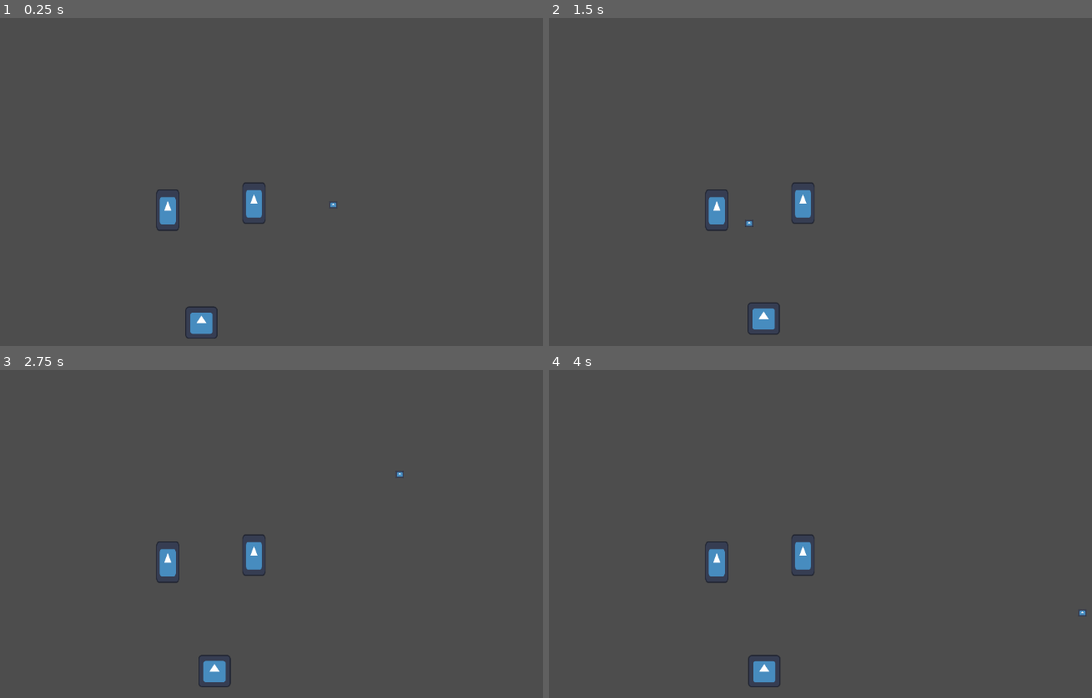
Above: before the commit, frames 1-4 (two rows, left to right).
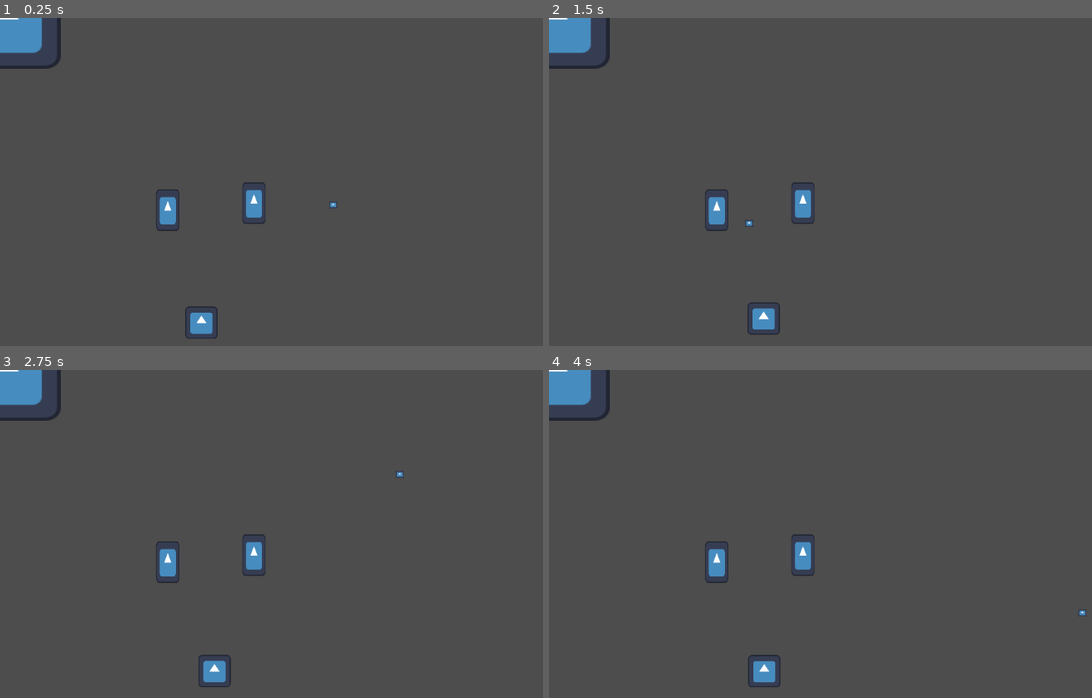
Above: after the commit, the same moments.

Repository: xx98gamer89xx/minijam
Game: Godot game, scene res://scenes/test.tscn
Same seed, same stepped clock (60 frames per second), same inputs: the game is played once before the commit and once after it. The project has no main scene, so this scene is started directly. The engine's default icon, where the game draws it, is replaced by a stand-in: a white triangle on a blue panel in a dark square.
Inputs (mouse positions are in pixels of both pictures, inside the frame that each line leads up to):
- Up to frame 1 (0.25 s): no input
- Up to frame 2 (1.5 s): move the mouse to (1026, 185) at 0.52 s; press the mouse at (1026, 185) at 0.53 s; move the mouse to (749, 224) at 1.27 s; release the mouse at (749, 224) at 1.28 s; click (749, 224) at 1.35 s
- Up to frame 3 (2.75 s): move the mouse to (401, 474) at 2.02 s; press the mouse at (401, 474) at 2.03 s
- Up to frame 4 (4 s): tap Enter at 2.75 s; move the mouse to (847, 632) at 2.77 s; release the mouse at (847, 632) at 2.78 s; click (847, 632) at 2.85 s; move the mouse to (1081, 612) at 3.52 s; press the mouse at (1081, 612) at 3.53 s

The runs differ from the first frame. In frame 1, 1.0% of the frame differs, in the area x 0-12%, y 0-16%; in frame 2, 1.0%; in frame 3, 1.0%; in frame 4, 1.0%.

Commit message:
Añadido de los terrenos (gravilla)

Diff:
--- a/project.godot
+++ b/project.godot
@@ -19,3 +19,12 @@
 mouse=""
 piolet=""
 player_center=""
+terrain=""
+
+[input]
+
+left_mouse={
+"deadzone": 0.2,
+"events": [Object(InputEventMouseButton,"resource_local_to_scene":false,"resource_name":"","device":-1,"window_id":0,"alt_pressed":false,"shift_pressed":false,"ctrl_pressed":false,"meta_pressed":false,"button_mask":1,"position":Vector2(664, 11),"global_position":Vector2(673, 59),"factor":1.0,"button_index":1,"canceled":false,"pressed":true,"double_click":false,"script":null)
+]
+}
--- a/scenes/terrain.tscn
+++ b/scenes/terrain.tscn
@@ -6,7 +6,7 @@
 [sub_resource type="RectangleShape2D" id="RectangleShape2D_n7k1k"]
 size = Vector2(208, 176)
 
-[node name="terrain" type="Area2D"]
+[node name="terrain" type="Area2D" groups=["terrain"]]
 script = ExtResource("1_oqplg")
 terrain = "gravel"
 
--- a/scenes/test.tscn
+++ b/scenes/test.tscn
@@ -1,8 +1,9 @@
-[gd_scene load_steps=4 format=3 uid="uid://dkhwetnfuxlmh"]
+[gd_scene load_steps=5 format=3 uid="uid://dkhwetnfuxlmh"]
 
 [ext_resource type="PackedScene" uid="uid://dwl51glne5y07" path="res://scenes/mouse_node.tscn" id="1_8uh7m"]
 [ext_resource type="PackedScene" uid="uid://dldpvh3xlydmt" path="res://scenes/piolet.tscn" id="2_6uqi0"]
 [ext_resource type="PackedScene" uid="uid://cuavcnbx8t6p" path="res://scenes/character_center.tscn" id="3_6uqi0"]
+[ext_resource type="PackedScene" uid="uid://px1xiu4f1tbr" path="res://scenes/terrain.tscn" id="4_74lek"]
 
 [node name="test" type="Node2D"]
 
@@ -16,3 +17,5 @@
 
 [node name="piolet2" parent="." instance=ExtResource("2_6uqi0")]
 position = Vector2(439, 321)
+
+[node name="terrain" parent="." instance=ExtResource("4_74lek")]
--- a/scripts/piolet.gd
+++ b/scripts/piolet.gd
@@ -16,7 +16,7 @@
 	if terrain == "normal" or terrain == null:
 		pass
 	if terrain == "gravel":
-		position.y -= 1
+		position.y += 0.25
 	if Input.is_action_pressed("left_mouse"):
 		if mouse != null:
 			anchored = false
@@ -26,8 +26,6 @@
 		anchored = true
 	if anchored == true:
 		anchored_position = position
-	else:
-		print("Está suelto")
 
 func follow_mouse(mouse_position):
 	position = mouse_position
